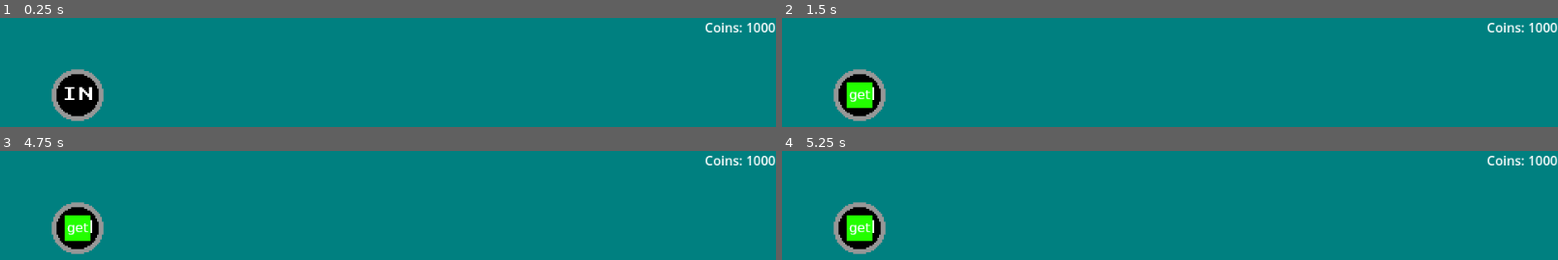
Above: before the commit, frames 1-4 (two rows, left to right).
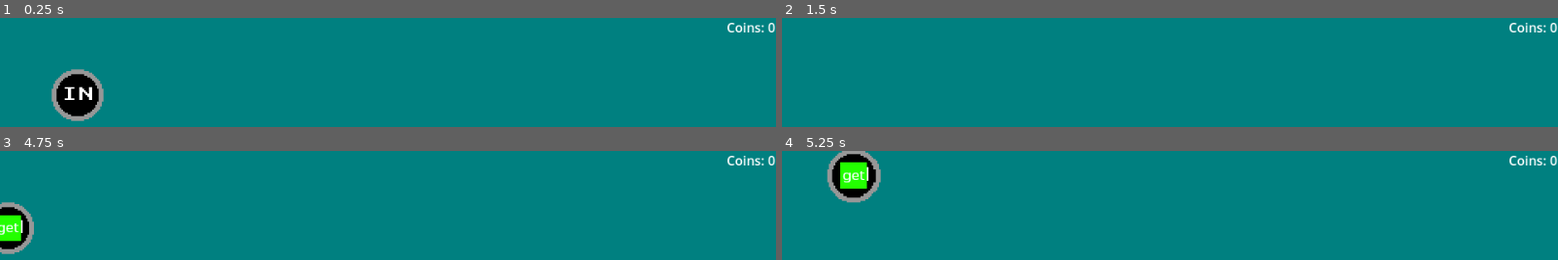
Above: after the commit, the same moments.

Repository: Birb-Games/gmtk-game-jam-2024
Game: Godot game, scene res://scenes/Root.tscn
The game is run twice, just before and just after one commit, with the same random seed, the same clock (stepped at 60 frames per second) and the same inputs.
Inputs (mouse positions are in pixels of both pictures, inside the frame that each line leads up to):
- Up to frame 1 (0.25 s): no input
- Up to frame 2 (1.5 s): tap Enter at 0.5 s; move the mouse to (outside the picture) at 0.52 s; hold D (right) 0.53-1.28 s; hold Mouse wheel up (zoom_in) 0.53-1.28 s; tap Mouse wheel down (zoom_out) at 0.8, 1.35 s; tap Space at 1.25 s; move the mouse to (outside the picture) at 1.27 s; hold S (down) from 1.28 s (still down)
- Up to frame 3 (4.75 s): tap Mouse wheel up (zoom_in) at 1.55, 3.05, 4.55 s; tap Enter at 2, 3.5 s; move the mouse to (outside the picture) at 2.02 s; release S (down) at 2.03 s; hold D (right) 2.03-2.78 s; hold Mouse wheel up (zoom_in) 2.03-2.78 s; tap Mouse wheel down (zoom_out) at 2.3, 2.85, 3.8, 4.35 s; tap Space at 2.75, 4.25 s; move the mouse to (outside the picture) at 2.77 s; hold W (up) 2.78-3.53 s; move the mouse to (outside the picture) at 3.52 s; hold Mouse wheel up (zoom_in) 3.53-4.28 s; hold A (left) from 3.53 s (still down); move the mouse to (outside the picture) at 4.27 s
- Up to frame 4 (5.25 s): move the mouse to (outside the picture) at 5.02 s; release A (left) at 5.03 s; hold S (down) from 5.03 s (still down); hold Mouse wheel up (zoom_in) from 5.03 s (still down)

The runs differ from the first frame. In frame 1, 0.5% of the frame differs, in the area x 90-100%, y 4-14%; in frame 2, 3.1%; in frame 3, 4.8%; in frame 4, 5.8%, in the area x 5-100%, y 0-95%.

Commit message:
adjusted camera movement, renamed files, and fixed mistake from resolving merge conflict

Diff:
--- a/scenes/HUD.tscn
+++ b/scenes/HUD.tscn
@@ -1,13 +1,8 @@
-[gd_scene load_steps=2 format=3 uid="uid://xs0ne0a078ye"]
+[gd_scene format=3 uid="uid://df7xjo4ai6vhq"]
 
-[ext_resource type="Script" path="res://scripts/HUD.gd" id="1_mthe5"]
+[node name="CanvasLayer" type="CanvasLayer"]
 
-[node name="Hud" type="Node"]
-
-[node name="CanvasLayer" type="CanvasLayer" parent="."]
-script = ExtResource("1_mthe5")
-
-[node name="CoinLabel" type="Label" parent="CanvasLayer"]
+[node name="CoinLabel" type="Label" parent="."]
 anchors_preset = 1
 anchor_left = 1.0
 anchor_right = 1.0
--- a/scenes/Root.tscn
+++ b/scenes/Root.tscn
@@ -1,12 +1,10 @@
-[gd_scene load_steps=4 format=3 uid="uid://b37dd5cu6d7et"]
+[gd_scene load_steps=6 format=3 uid="uid://b37dd5cu6d7et"]
 
-
+[ext_resource type="Script" path="res://scripts/camera_movement.gd" id="1_00dww"]
 [ext_resource type="Script" path="res://scripts/root.gd" id="1_3r0vi"]
 [ext_resource type="TileSet" uid="uid://bmlcccsr67y6q" path="res://assets/tiles/tiles.tres" id="1_nki4d"]
 [ext_resource type="PackedScene" uid="uid://bmhvpdgc6o6ll" path="res://scenes/Get.tscn" id="2_gmtlf"]
-[ext_resource type="Script" path="res://scripts/CameraMovement.gd" id="1_00dww"]
-[ext_resource type="TileSet" uid="uid://snnmb8257pw3" path="res://assets/tiles/tiles.tres" id="1_nki4d"]
-[ext_resource type="PackedScene" uid="uid://xs0ne0a078ye" path="res://scenes/HUD.tscn" id="3_kqhvd"]
+[ext_resource type="PackedScene" uid="uid://df7xjo4ai6vhq" path="res://scenes/HUD.tscn" id="3_kqhvd"]
 
 [node name="Root" type="Node2D"]
 script = ExtResource("1_3r0vi")
@@ -18,6 +16,8 @@
 [node name="Camera2D" type="Camera2D" parent="."]
 position = Vector2(240, 135)
 zoom = Vector2(2, 2)
+script = ExtResource("1_00dww")
+
 [node name="Requests" type="Node" parent="."]
-script = ExtResource("1_00dww")
-[node name="Hud" parent="." instance=ExtResource("3_kqhvd")]
+
+[node name="HUD" parent="." instance=ExtResource("3_kqhvd")]
--- a/scripts/CameraMovement.gd
+++ /dev/null
@@ -1,16 +0,0 @@
-extends Camera2D
-class_name CustomCamera2D
-# TODO: maybe add a setting to switch between moving content and moving camera (ie: invert movement)
-var pos= Vector2(0,0)
-@export var speed=1000
-@export var zoom_speed=0.03
-func _unhandled_input(event):
-	if(event.is_action_pressed("zoom_in")):
-		zoom*=1+zoom_speed
-	if(event.is_action_pressed("zoom_out")):
-		zoom*=1/(1+zoom_speed)
-
-func _process(_delta) -> void:
-	var input_direction = Input.get_vector("left", "right", "up", "down")
-	pos+=input_direction*speed*_delta
-	set_position(pos)
--- /dev/null
+++ b/scripts/camera_movement.gd
@@ -0,0 +1,17 @@
+extends Camera2D
+
+class_name CustomCamera2D
+
+@export var speed = 300
+@export var zoom_speed = 0.03
+
+func _unhandled_input(event):
+	if(event.is_action_pressed("zoom_in")):
+		zoom *= 1 + zoom_speed
+	if(event.is_action_pressed("zoom_out")):
+		zoom *= 1 / (1 + zoom_speed)
+
+func _process(delta: float) -> void:
+	var input_direction = Input.get_vector("left", "right", "up", "down")
+	var zoom_inverse = Vector2(1.0 / zoom.x, 1.0 / zoom.y)
+	position += input_direction * speed * zoom_inverse * delta
--- a/scripts/HUD.gd
+++ b/scripts/hud.gd
@@ -1,22 +1,21 @@
 extends CanvasLayer
 
-
-var coins=1000
+var coins: int = 1000
 
 func publishCoins():
-	$CoinLabel.text="Coins: "+str(coins)
+	$CoinLabel.text = "Coins: " + str(coins)
 
 func getCoins():
 	return coins
+
 func addCoins(coinAmt):
-	coins+=coinAmt
+	coins += coinAmt
 	publishCoins()
 
 # Called when the node enters the scene tree for the first time.
 func _ready():
 	publishCoins()
 
-
 # Called every frame. 'delta' is the elapsed time since the previous frame.
 func _process(delta):
 	pass
